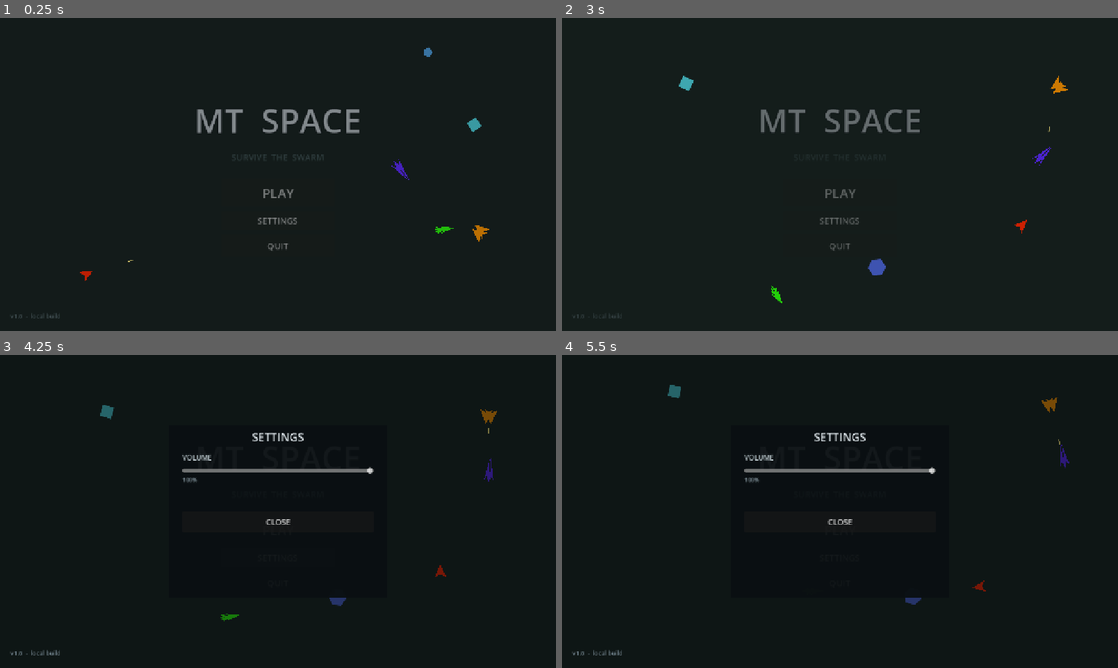
Above: before the commit, frames 1-4 (two rows, left to right).
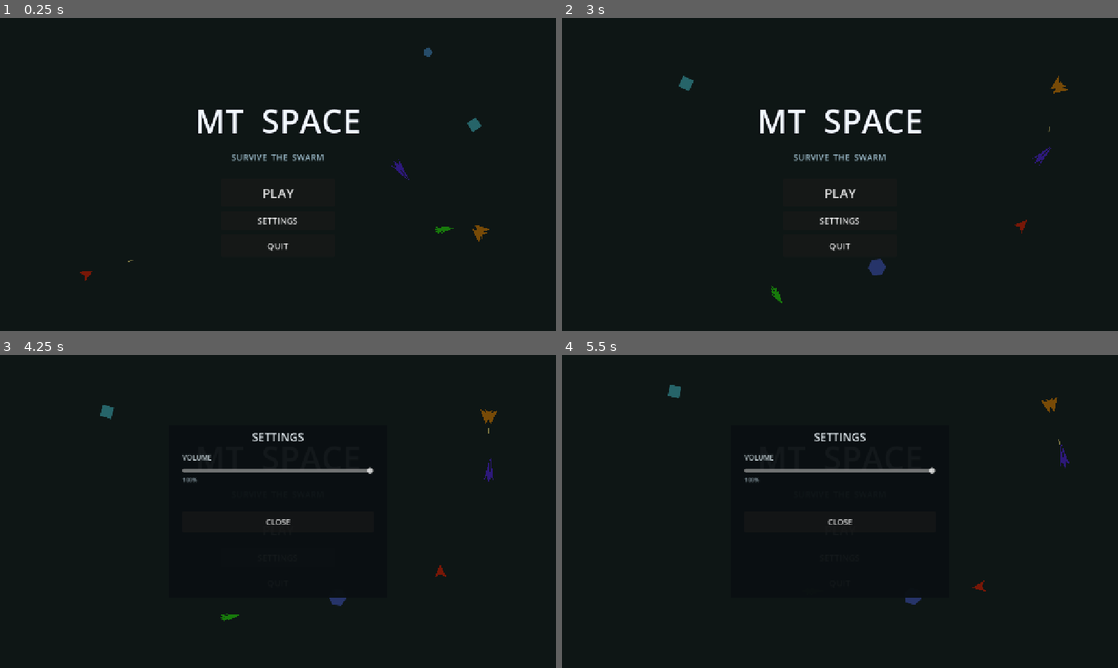
Above: after the commit, the same moments.

Repository: lmt1102011/MT-Space
Game: Godot game, scene res://scenes/menu.tscn
Same seed, same stepped clock (60 frames per second), same inputs: the game is played once before the commit and once after it.
Inputs (mouse positions are in pixels of both pictures, inside the frame that each line leads up to):
- Up to frame 1 (0.25 s): no input
- Up to frame 2 (3 s): click "PLAY" at 0.5 s; click (840, 168) at 1.27 s; type "Alex" at 1.35 s; click "PLAY" at 2 s; click "BACK" at 2.75 s
- Up to frame 3 (4.25 s): click "SETTINGS" at 3.5 s
- Up to frame 4 (5.5 s): move the mouse to (962, 495) at 4.27 s; press the mouse at (962, 495) at 4.28 s; hold D (move_right) 4.28-5 s; release the mouse at (962, 495) at 5 s; drag from (728, 527) to (812, 574) at 5.02 s

The runs differ from the first frame. In frame 1, 1.7% of the frame differs, in the area x 2-88%, y 9-96%; in frame 2, 1.8%, in the area x 2-91%, y 18-96%; in frame 3, less than 0.1%; in frame 4, less than 0.1%.
Error after the commit: Invalid call. Nonexistent 'float' constructor. (res://scripts/menu.gd:26)

Commit message:
move version under title, embed pck in exe

Diff:
--- a/scenes/menu.tscn
+++ b/scenes/menu.tscn
@@ -115,16 +115,21 @@
 text = "NEW VERSION - UPDATE"
 
 [node name="Version" type="Label" parent="UI"]
-anchor_top = 1.0
-anchor_bottom = 1.0
-offset_left = 24.0
-offset_top = -44.0
-offset_right = 400.0
-offset_bottom = -16.0
-grow_vertical = 0
-theme_override_font_sizes/font_size = 14
-theme_override_colors/font_color = Color(0.45, 0.52, 0.56, 1)
-text = "v1.0  -  local build"
+anchor_left = 0.5
+anchor_top = 0.5
+anchor_right = 0.5
+anchor_bottom = 0.5
+offset_left = -200.0
+offset_top = -60.0
+offset_right = 200.0
+offset_bottom = -20.0
+grow_horizontal = 2
+grow_vertical = 2
+theme_override_font_sizes/font_size = 16
+theme_override_colors/font_color = Color(0.55, 0.65, 0.75, 1)
+text = ""
+horizontal_alignment = 1
+vertical_alignment = 1
 
 [node name="SettingsPanel" type="Control" parent="UI"]
 anchor_left = 0.5
--- a/scripts/menu.gd
+++ b/scripts/menu.gd
@@ -13,6 +13,7 @@
 @onready var _volume_value: Label = $UI/SettingsPanel/VolumeValue
 @onready var _settings_close: Button = $UI/SettingsPanel/CloseButton
 @onready var _update_btn: Button = $UI/UpdateButton
+@onready var _version_label: Label = $UI/Version
 
 
 func _ready() -> void:
@@ -22,6 +23,7 @@
 	_settings_close.pressed.connect(_on_settings_close)
 	_update_btn.visible = false
 	_update_btn.pressed.connect(_on_update_pressed)
+	_version_label.text = "v%0.1f  -  %s" % [float(ProjectSettings.get_setting("application/config/version/name")), Web.get_embedded_version()]
 	Web.update_available.connect(_on_update_available)
 	if Web.has_update():
 		_on_update_available(Web.available_version)
--- a/scripts/web.gd
+++ b/scripts/web.gd
@@ -200,6 +200,11 @@
 	return ""
 
 
+# Public getter so UI can display the embedded version.
+func get_embedded_version() -> String:
+	return _embedded_version()
+
+
 # The version that was seen the last time, kept in the browser storage.
 func _stored_version() -> String:
 	if not ClassDB.class_exists("JavaScriptBridge"):
